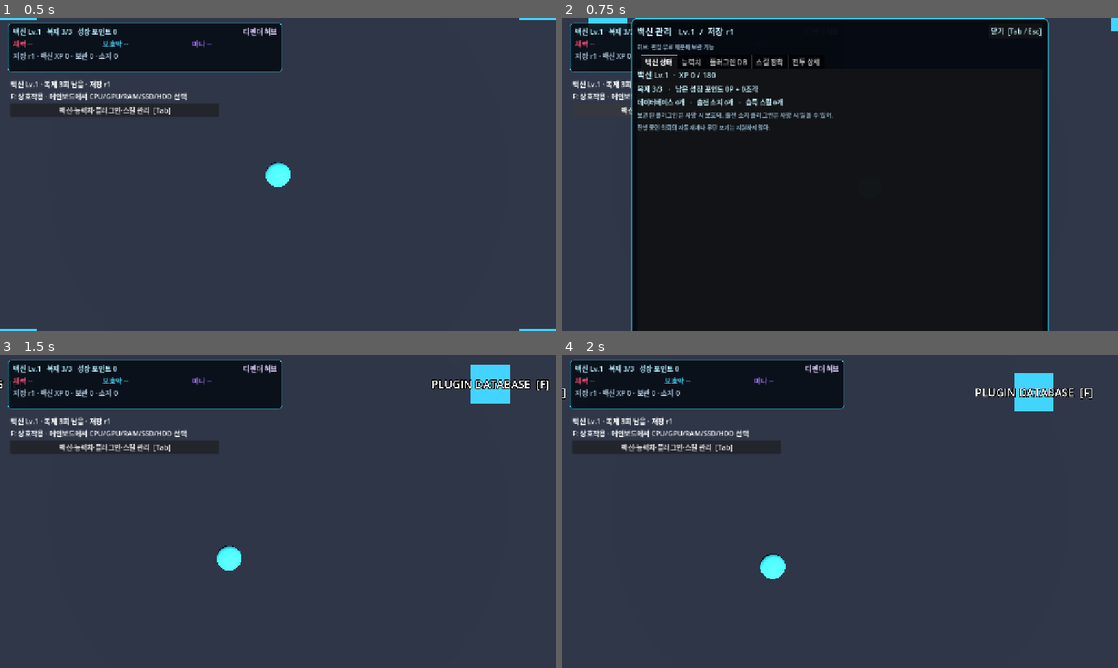
Above: before the commit, frames 1-4 (two rows, left to right).
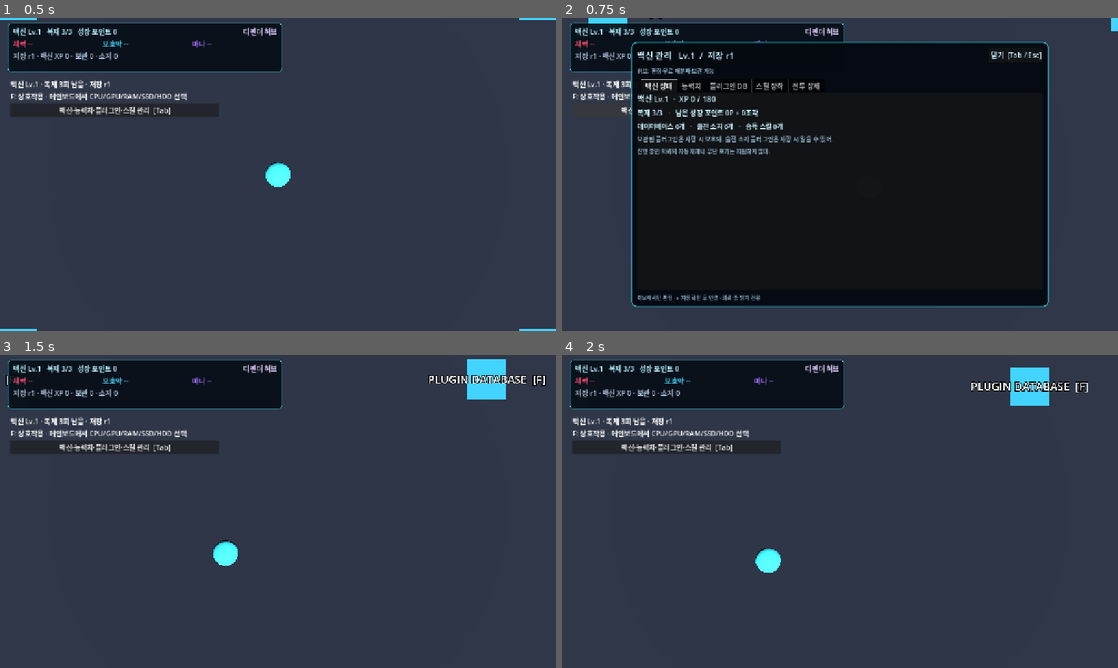
Above: after the commit, the same moments.

Repository: tharu8813/Neon-Void
Game: Godot game, scene res://scenes/rework/integration/rework_pilot.tscn
The game is run twice, just before and just after one commit, with the same random seed, the same clock (stepped at 60 frames per second) and the same inputs. This scene is started directly instead of the project's main scene.
Inputs:
- Up to frame 1 (0.5 s): no input
- Up to frame 2 (0.75 s): click "백신·능력치·플러그인·스킬 관리 [Tab]" at 0.5 s
- Up to frame 3 (1.5 s): click "닫기 [Tab / Esc]" at 1.25 s
- Up to frame 4 (2 s): no input

Frame 1 is identical in both runs. In frame 2, 15% of the frame differs, in the area x 12-88%, y 0-100%; in frame 3, 1.3%; in frame 4, 1.4%.

Commit message:
fix(rework/a): prevent root hub labels from inflating minimum height to 1609px

Diff:
--- a/scripts/rework/ui/hub_management_panel.gd
+++ b/scripts/rework/ui/hub_management_panel.gd
@@ -71,12 +71,18 @@
     var top := HBoxContainer.new()
     layout.add_child(top)
     header = _label("백신 관리 / DEFENDER DATABASE", 20, TEXT)
+    # Root chrome must NOT request thousands of pixels of min-height while
+    # the Container has zero width during its first minimum-size pass.
+    header.autowrap_mode = TextServer.AUTOWRAP_OFF
+    header.clip_text = true
     header.size_flags_horizontal = Control.SIZE_EXPAND_FILL
     top.add_child(header)
     var exit_btn := _button("닫기  [Tab / Esc]")
     exit_btn.pressed.connect(func() -> void: close_requested.emit())
     top.add_child(exit_btn)
     hint = _label("E 저장 정보를 확인하는 중", 13, MUTED)
+    hint.autowrap_mode = TextServer.AUTOWRAP_OFF
+    hint.clip_text = true
     layout.add_child(hint)
 
     tabs = TabContainer.new()
@@ -89,7 +95,9 @@
     skills_body = _page("스킬 장착")
     combat_body = _page("전투 상세")
     var footer := _label(
-        "허브에서만 편집 가능 · 실제 저장 승인 후 결과 반영 · 의뢰 중 변경 불가", 12, MUTED)
+        "허브에서만 편집 · E 저장 확인 후 반영 · 의뢰 중 읽기 전용", 12, MUTED)
+    footer.autowrap_mode = TextServer.AUTOWRAP_OFF
+    footer.clip_text = true
     layout.add_child(footer)
     _built = true
     _layout_to_viewport()
